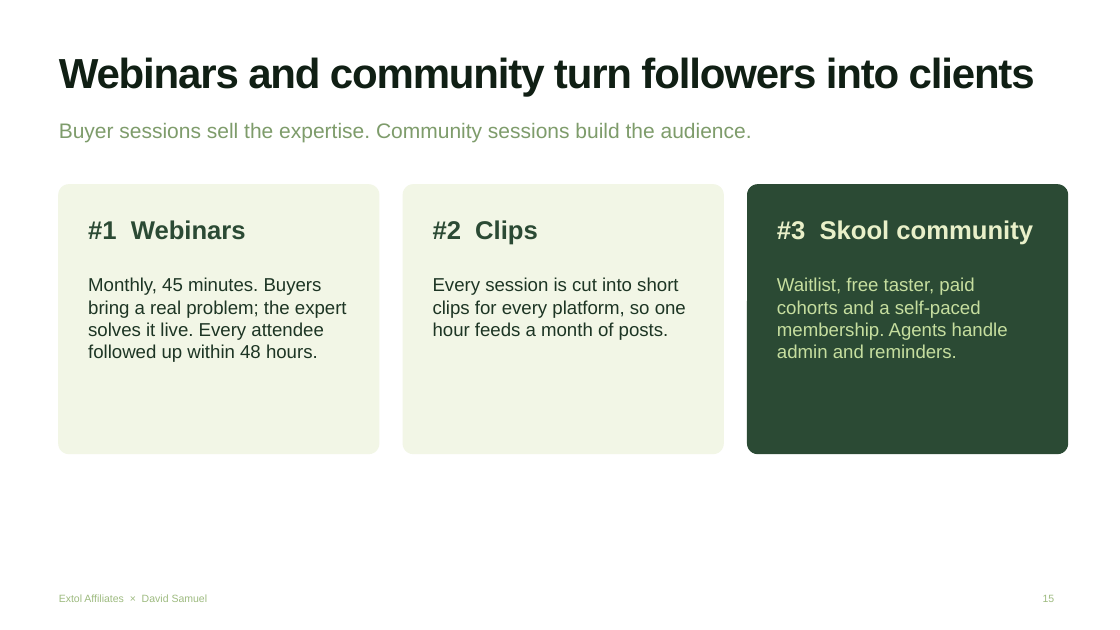
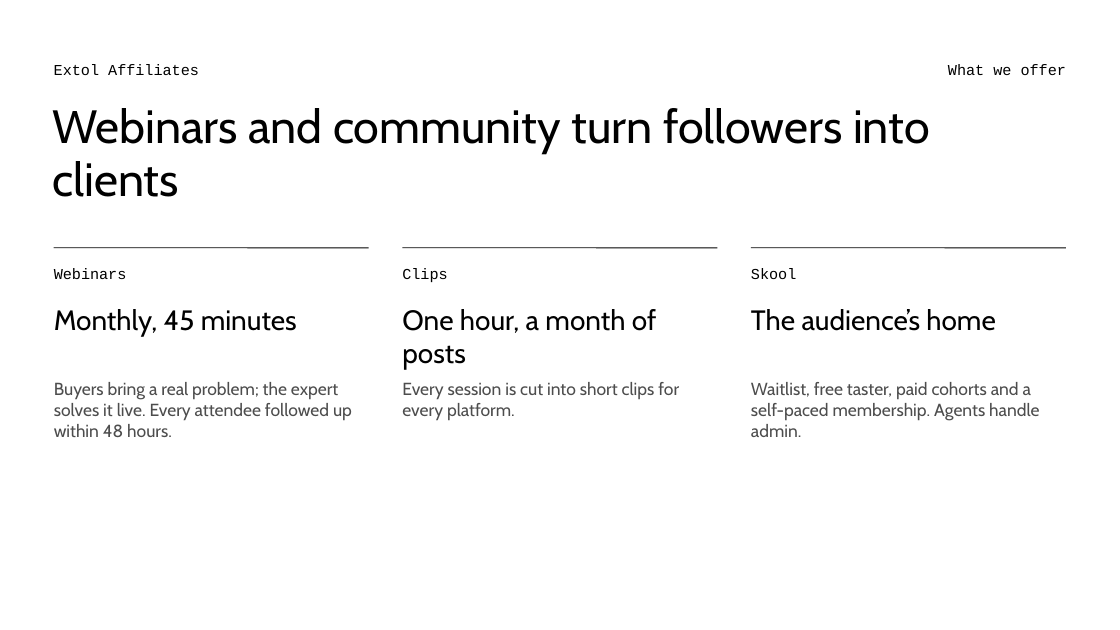
Before and after one commit to extolaffiliates/sales, a slide deck: slide 15 of decks/david-samuel/Extol-x-David-Samuel-Pitch-Style.pptx. Drawn at 1120x630 pixels with LibreOffice and Linux fonts; fonts in the diff are those of the drawing. Boxes give left, top, right and bottom in pixels: in the first picture for what was removed or moved away, otherwise in the second. Text is boxed around its words. In the diff, an @@ line names an element or a change of style, - is before the commit and + after.

```diff
--- a/decks/david-samuel/Extol-x-David-Samuel-Pitch-Style.pptx
+++ b/decks/david-samuel/Extol-x-David-Samuel-Pitch-Style.pptx
@@ text added at [54, 64, 199, 75], 13 pt, text #000000 @@
+Extol Affiliates
@@ text added at [948, 64, 1066, 75], 13 pt, text #000000 @@
+What we offer
@@ text "Webinars and community turn followers ...": place and size @@
-text "Webinars and community turn followers ..." at [59, 57, 1035, 96]
+text "Webinars and community turn followers ..." at [52, 108, 930, 197]
@@ text "Webinars and community turn followers ..." at [52, 108, 930, 197]: size 36 to 40 pt, font Arial to Cabin, text colour #101F14 to #000000, letter spacing -1 to 0 pt, bold off; line spacing 1 to 0.95 @@
@@ text removed at [59, 123, 752, 143] @@
-Buyer sessions sell the expertise. Community sessions build the audience.
@@ rounded rectangle removed at [59, 185, 379, 454] @@
@@ rounded rectangle removed at [403, 185, 723, 454] @@
@@ rounded rectangle removed at [748, 185, 1068, 454] @@
@@ text at [54, 268, 127, 279]: text changed; size 22 to 13 pt; font Arial to Courier New; text colour #2B4A34 to #000000; bold off @@
-#1 Webinars
+Webinars
@@ line added from (54, 248) to (369, 248), #000000 0.75 pt @@
@@ text at [402, 268, 447, 282]: text changed; size 22 to 13 pt; font Arial to Courier New; text colour #2B4A34 to #000000; bold off @@
-#2 Clips
+Clips
@@ line added from (402, 248) to (718, 248), #000000 0.75 pt @@
@@ text at [751, 268, 796, 279]: text changed; size 22 to 13 pt; font Arial to Courier New; text colour #E9F0C9 to #000000; bold off @@
-#3 Skool community
+Skool
@@ line added from (751, 248) to (1066, 248), #000000 0.75 pt @@
@@ text added at [54, 309, 297, 336], 24 pt, text #000000 @@
+Monthly, 45 minutes
@@ text added at [402, 309, 657, 370], 24 pt, text #000000 @@
+One hour, a month of posts
@@ text added at [751, 309, 995, 331], 24 pt, text #000000 @@
+The audience’s home
@@ text at [54, 382, 352, 437]: text changed; size 16 to 15 pt; font Arial to Cabin; text colour #1D3524 to #4D4D4D @@
-Monthly, 45 minutes. Buyers bring a real problem; the expert solves it live. Every attendee followed up within 48 hours.
+Buyers bring a real problem; the expert solves it live. Every attendee followed up within 48 hours.
@@ text at [402, 382, 679, 421]: text changed; size 16 to 15 pt; font Arial to Cabin; text colour #1D3524 to #4D4D4D @@
-Every session is cut into short clips for every platform, so one hour feeds a month of posts.
+Every session is cut into short clips for every platform.
@@ text at [751, 382, 1039, 437]: text changed; size 16 to 15 pt; font Arial to Cabin; text colour #C6DE9F to #4D4D4D @@
-Waitlist, free taster, paid cohorts and a self-paced membership. Agents handle admin and reminders.
+Waitlist, free taster, paid cohorts and a self-paced membership. Agents handle admin.
@@ text removed at [59, 594, 208, 602] @@
-Extol Affiliates × David Samuel
@@ page number removed at [1043, 595, 1055, 602] @@
-15
```
Also in this commit, not shown: 20 other slides changed, 6 slides added, 6 slides removed, 2 other files.
